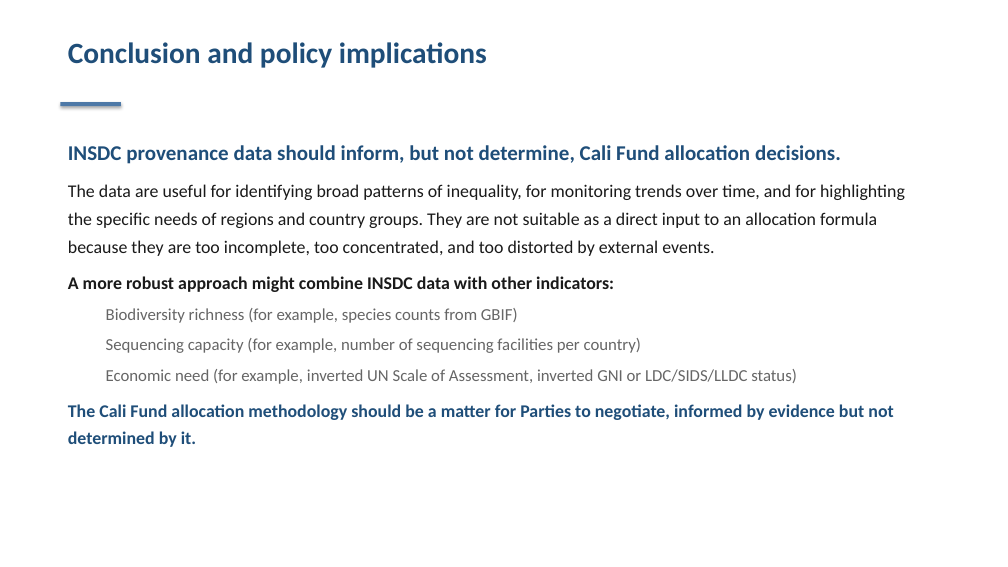
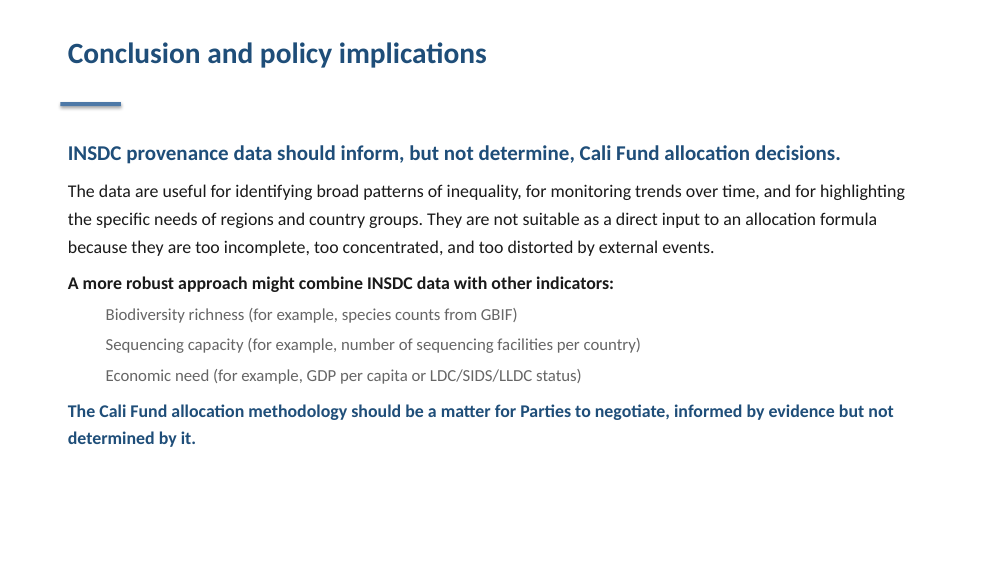
Before and after one commit to j-kind/insdc-provenance-cali-fund, a slide deck: slide 23 of pipeline/output/DRAFT_global_sequence_accessions.pptx (slide 21 before the commit). Drawn at 1008x567 pixels with LibreOffice and Linux fonts; fonts in the diff are those of the drawing. Boxes give left, top, right and bottom in pixels: in the first picture for what was removed or moved away, otherwise in the second. Text is boxed around its words. In the diff, an @@ line names an element or a change of style, - is before the commit and + after.

```diff
--- a/pipeline/output/DRAFT_global_sequence_accessions.pptx
+++ b/pipeline/output/DRAFT_global_sequence_accessions.pptx
@@ text at <box>106,369,582,384</box>: text changed @@
-  Economic need (for example, inverted UN Scale of Assessment, inverted GNI or LDC/SIDS/LLDC status)
+  Economic need (for example, GDP per capita or LDC/SIDS/LLDC status)
```
Also in this commit, not shown: 9 other slides changed, 3 slides added, 1 slide removed, 1 other file.
